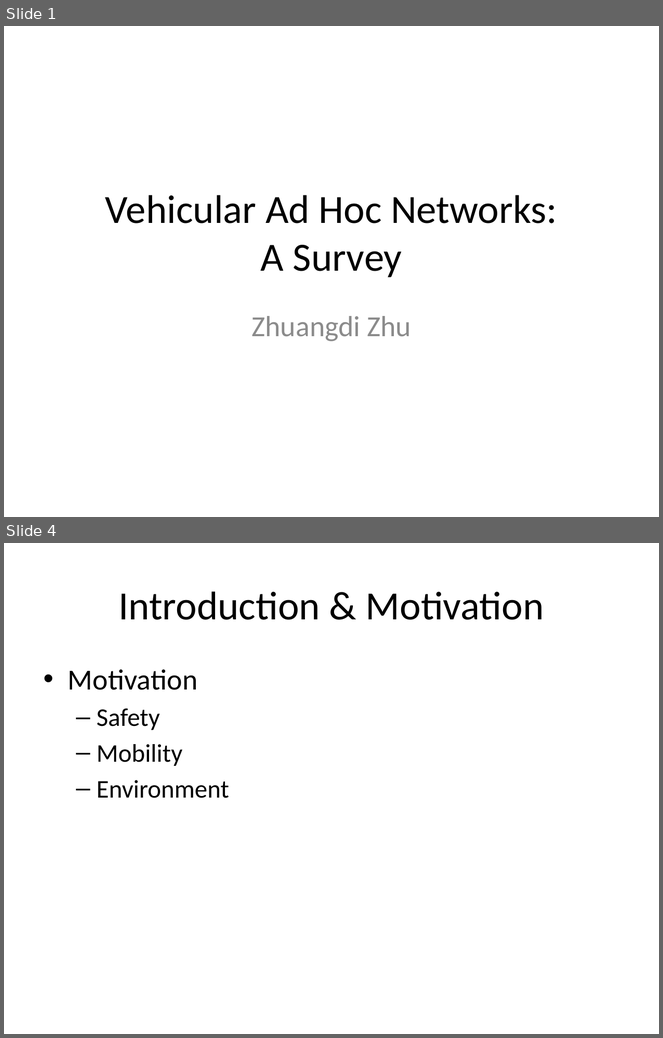
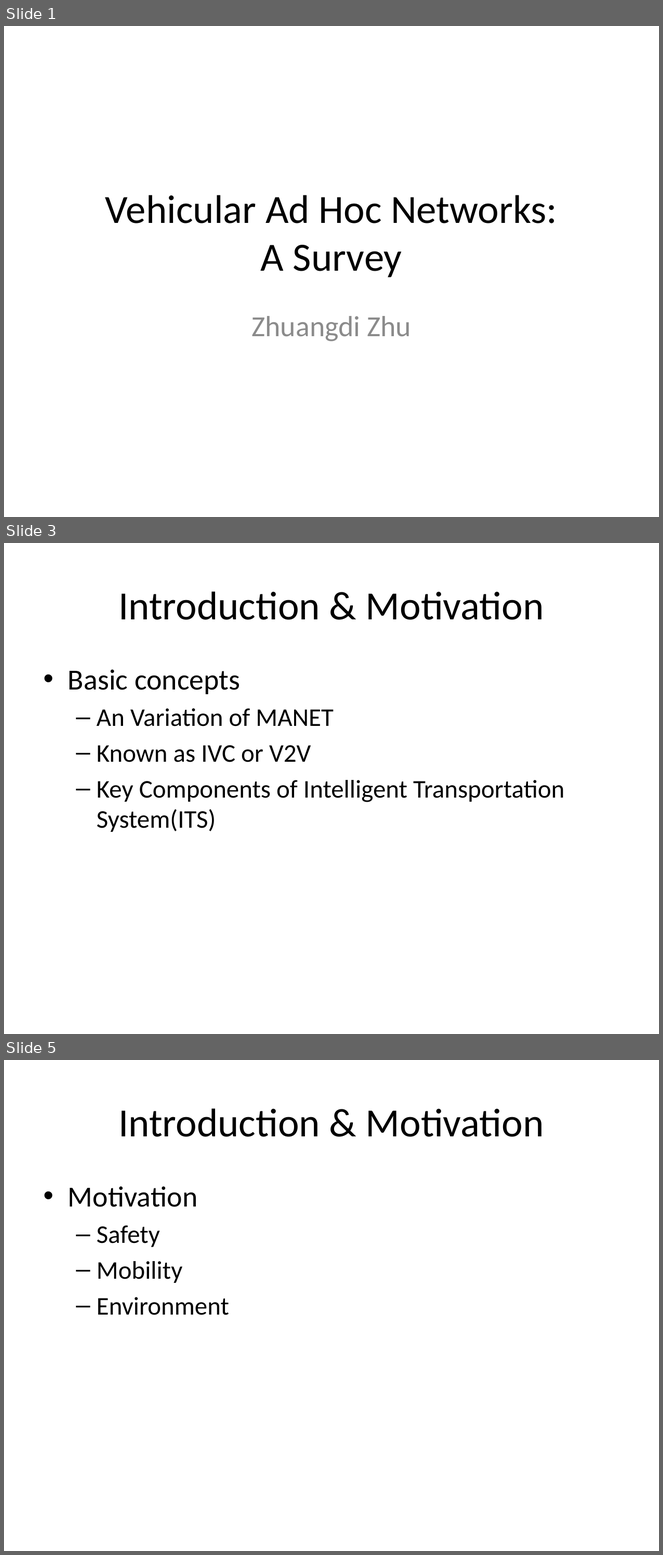
Before and after one commit to zhuangdizhu/huawei_internship, a slide deck: V2V/V2VReview.pptx. Shown one above the other, each under a label of ours: slides 1 and 4 before the commit, slides 1, 3 and 5 after it; the slides between them are not shown. The pictures are 663x1038 and 663x1555 pixels, drawn with LibreOffice and Linux fonts; fonts in the diff are those of the drawing. Boxes give left, top, right and bottom in pixels: in the first picture for what was removed or moved away, otherwise in the second. Text is boxed around its words. In the diff, an @@ line names an element or a change of style, - is before the commit and + after.

```diff
--- a/V2V/V2VReview.pptx
+++ b/V2V/V2VReview.pptx
@@ slide 3 added at (4, 543, 659, 1034), background #FFFFFF @@
@@ title added at (118, 591, 544, 620), 44 pt, text #000000 @@
+Introduction & Motivation
@@ text added at (68, 669, 565, 832), 28 pt, text #000000 @@
+• Basic concepts
+  – An Variation of MANET
+  – Known as IVC or V2V
+  – Key Components of Intelligent Transportation System(ITS)
@@ what was slide 4 is now slide 5 @@
```
Also in this commit, not shown: 10 slides changed, 7 other slides added, 1 slide removed, 11 other files.
